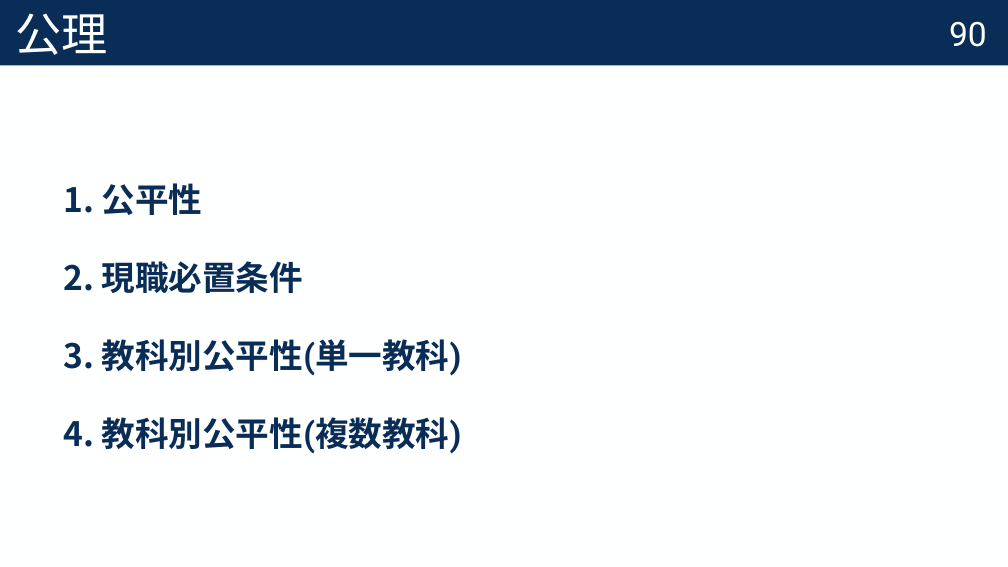
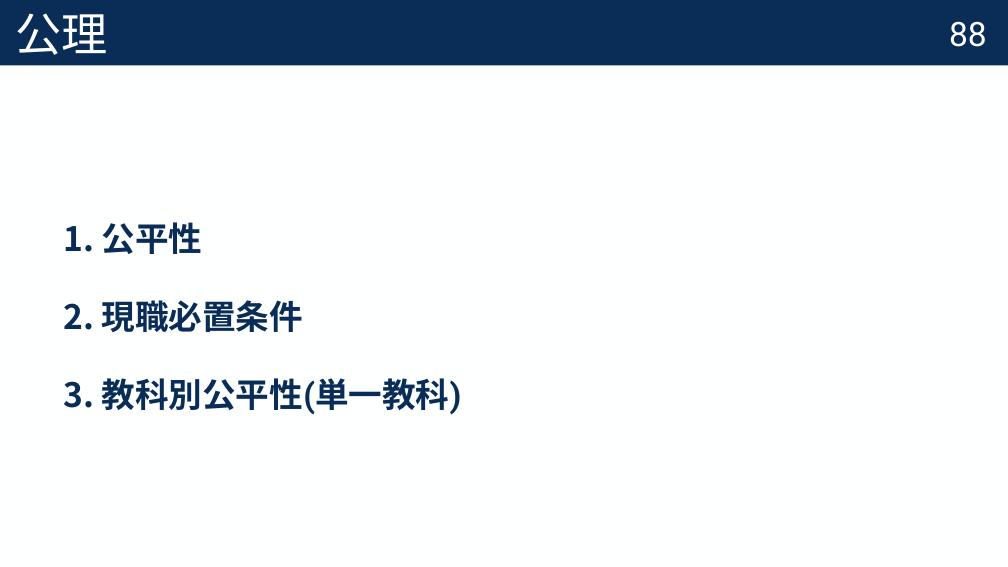
Before and after one commit to Krminfinity/master-thesis-2025, a slide deck: slide 89 of 修正コメント付き_修士論文中間報告.pptx (slide 91 before the commit). Drawn at 1008x567 pixels with LibreOffice and Linux fonts; fonts in the diff are those of the drawing. Boxes give left, top, right and bottom in pixels: in the first picture for what was removed or moved away, otherwise in the second. Text is boxed around its words. In the diff, an @@ line names an element or a change of style, - is before the commit and + after.

```diff
--- a/修正コメント付き_修士論文中間報告.pptx
+++ b/修正コメント付き_修士論文中間報告.pptx
@@ page number at bbox=[949, 21, 987, 47]: text changed @@
-90
+88
@@ text at bbox=[101, 417, 461, 454]: paragraph removed @@
-  4. 教科別公平性(複数教科)
```
Also in this commit, not shown: 71 other slides changed, 14 slides added, 1 slide removed.
